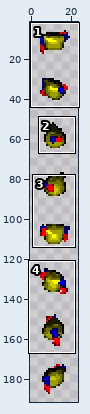
A sprite sheet gets an edit: graphics/chars/bodies/base/upper_idle_handgun_24x24.png. Above: a wide view before the commit, with the close-up outlined.
Close-up. Earlier state:
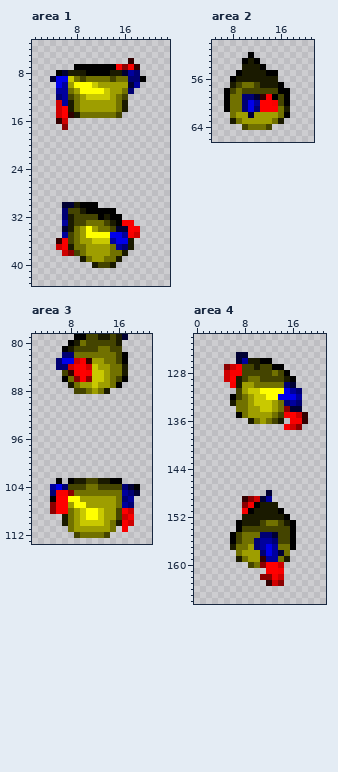
The file is 24x192 pixels. Colours within 5 levels of each other are drawn and written as one. Shown: area 1: x 1..23, y 3..43; area 2: x 5..21, y 50..66; area 3: x 2..21, y 79..113; area 4: x 0..21, y 122..166. The wide view leaves out empty margins. The commit also changed other parts of the picture, which this record leaves out.
Now the later version:
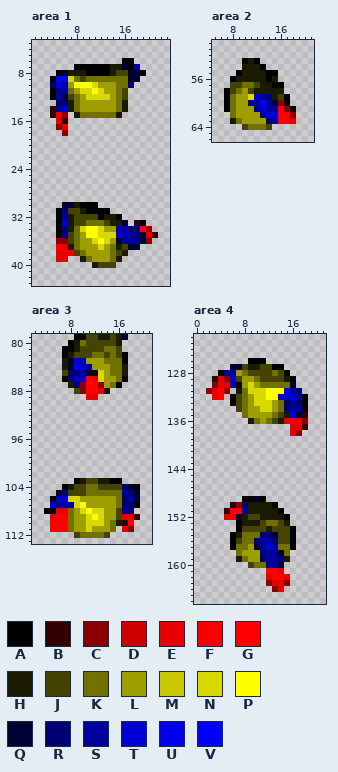
Palette (. is transparent): A #000000  B #320000  C #8b0000  D #cf0000  E #e70000  F #f80000  G #ff0000  H #1a1a00  J #444400  K #717100  L #9e9e00  M #c9c900  N #d9d900  P #ffff00  Q #000033  R #000074  S #00009d  T #0000d5  U #0000eb  V #0000ff
Edits made:
Area 1:
y 6: x 16..17 .B -> AA
y 7: x 14..18 AFCFB -> HHQAS
y 8: x 15..19 HQSR. -> JJQQA
y 9: x 4..7 QUUM -> AVVN; x 14 J -> K; x 17..19 RRA -> QQ.
y 10: x 4..5 .U -> RT; x 11 M -> N; x 15..18 LLQS -> KKR.
y 11: x 4 . -> A; x 9..10 PP -> NN; x 12..13 PM -> NL; x 15..17 LKR -> KJ.
y 12: x 4..6 .RS -> ASQ; x 10..13 MMMM -> NNNN
y 13: x 5..6 DS -> RR
y 14: x 4..6 .DG -> BST
y 15: x 4..7 .DGB -> BEC.; x 15 J -> H
y 16: x 5..6 BD -> EB
y 17: x 5..6 .C -> CE
y 18: x 6 . -> C
y 31: x 5 . -> A; x 14 A -> .
y 32: x 5..6 .R -> AS; x 14 A -> H
y 33: x 5..6 .S -> AT; x 15..19 AFF.. -> HQ.BA
y 34: x 5..6 .Q -> AR; x 9 L -> N; x 11..20 LKKJQQGF.. -> PNLLSSRRGC
y 35: x 5..6 .S -> AR; x 12..15 PPUU -> NNNT; x 17..21 FD... -> SRQEB
y 36: x 5..6 BF -> CC; x 11..20 MMMSUUH... -> NPNLQSSSQC
y 37: x 5..6 DF -> GE; x 9 K -> L; x 12 L -> N; x 15..18 SRH. -> HJQQ
y 38: x 5..7 .DC -> EEE; x 15 K -> J
y 39: x 5..6 .. -> EE; x 13 K -> L
y 40: x 14 H -> J
Area 2:
y 52: x 11 A -> .
y 56: x 14 H -> A
y 57: x 8 H -> J; x 15 H -> A
y 58: x 10 J -> L; x 12..17 JJJJAA -> HHHHH.
y 59: x 9..15 KRRQBGA -> LLNTSRH
y 60: x 9..11 KRU -> LLS; x 13..16 GGFJ -> VSQC
y 61: x 9..18 KRURGGGKH. -> LLLSTSSGCA
y 62: x 11 Q -> L; x 13..18 LLLKA. -> STTGGC
y 63: x 14..18 LKH.. -> RSGGE
Area 3:
y 81: x 8..9 HJ -> AH; x 13 K -> J; x 15 J -> K
y 82: x 7..11 RRKKK -> AHJJJ; x 14 K -> J
y 83: x 6..11 RUUDFB -> .HQTSL; x 16 J -> K
y 84: x 6..12 RRDFGDM -> .HQVTSL
y 85: x 8..13 BFGFMM -> RRSQAN
y 86: x 8..13 KCGCMM -> RTTGEN; x 15..16 KJ -> LK
y 87: x 9..13 KLLML -> RCGGC
y 88: x 10..13 JKLK -> CGGE
y 89: x 11..12 .. -> EE
y 103: x 6 A -> .; x 8..9 AH -> .A
y 104: x 5..8 SURJ -> ..AH
y 105: x 5..10 RFFCKK -> .QRJJJ
y 106: x 6..9 GGPP -> TTNN; x 19 . -> Q
y 107: x 5..9 CGGLP -> TSSSN; x 17 S -> R; x 19 . -> A
y 108: x 4..7 .CGG -> AAEE; x 10 M -> N; x 12..13 PM -> NN; x 17..18 GD -> SR
y 109: x 5..7 ..H -> EGG; x 10..11 MP -> LN; x 13 M -> N; x 17..19 DF. -> EEB
y 110: x 5..7 ..H -> GGG; x 10..13 MMMM -> LNNN; x 17..18 FD -> BG
y 111: x 5..7 ... -> GGG; x 11 L -> N; x 17..18 F. -> EC
Area 4:
y 125: x 7..8 QQ -> ..
y 126: x 7..10 QSHH -> ..AA; x 12 A -> .
y 127: x 5..7 CDF -> .QQ; x 9 J -> H
y 128: x 4..8 .DFFJ -> ASSLK
y 129: x 3..9 ..DGHJK -> BECTJLL
y 130: x 3..7 ...FH -> CEESA; x 9..10 LK -> NL; x 15 R -> K
y 131: x 2..5 .... -> CEGC; x 7..11 JLMMP -> HKNNN; x 15 U -> V
y 132: x 3..4 .. -> EG; x 10..11 MM -> NN; x 14..16 UUU -> TTT; x 18 . -> A
y 133: x 6..7 HK -> AJ; x 10..12 MMM -> NNN; x 18 . -> A
y 134: x 7 K -> J; x 11..12 MM -> NN; x 15..18 CQQ. -> RSSA
y 135: x 7 A -> .; x 15..17 FGD -> HTQ
y 136: x 15..18 .FFB -> EEEC
y 137: x 15..18 FDC. -> .EEB
y 138: x 16..17 .. -> EC
y 148: x 12 Q -> .
y 149: x 8..12 BCDQS -> AAQA.
y 150: x 6..10 ..CFA -> BCRHH; x 13 H -> A
y 151: x 5..9 ...FA -> BGGSH
y 152: x 5..7 ... -> EEQ; x 9..10 HH -> JJ
y 153: x 16 A -> .
y 154: x 12 J -> H
y 155: x 7 J -> H
y 157: x 6 H -> A; x 10 R -> Q; x 12 U -> T
y 158: x 11..12 RU -> SS; x 14 Q -> A
y 159: x 11 B -> R; x 14 K -> R
y 160: x 11..14 CGGD -> KSSQ
y 161: x 14 F -> E
y 162: x 11..15 CCFD. -> .EGGE
y 163: x 12..15 BDC. -> CEEC
y 164: x 13..14 .. -> CE
